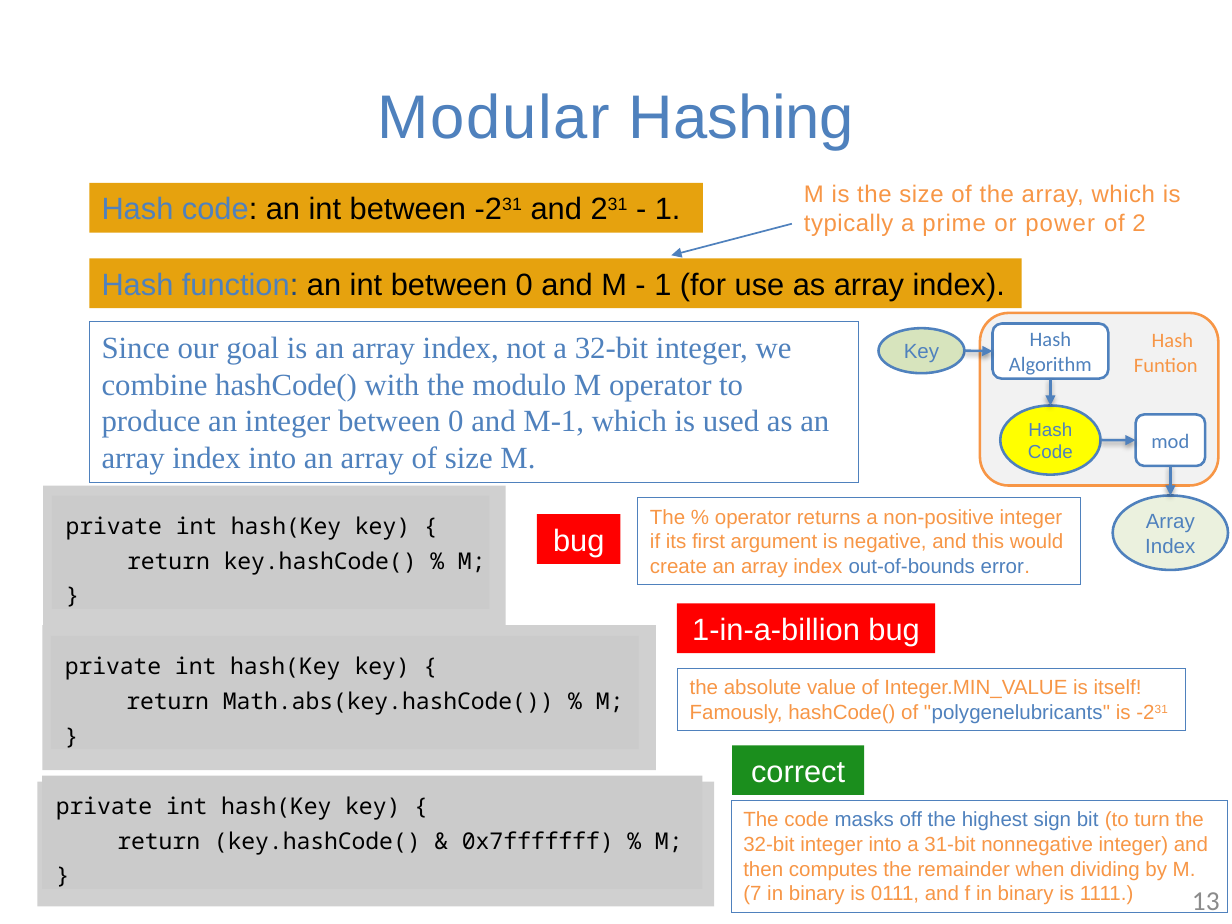
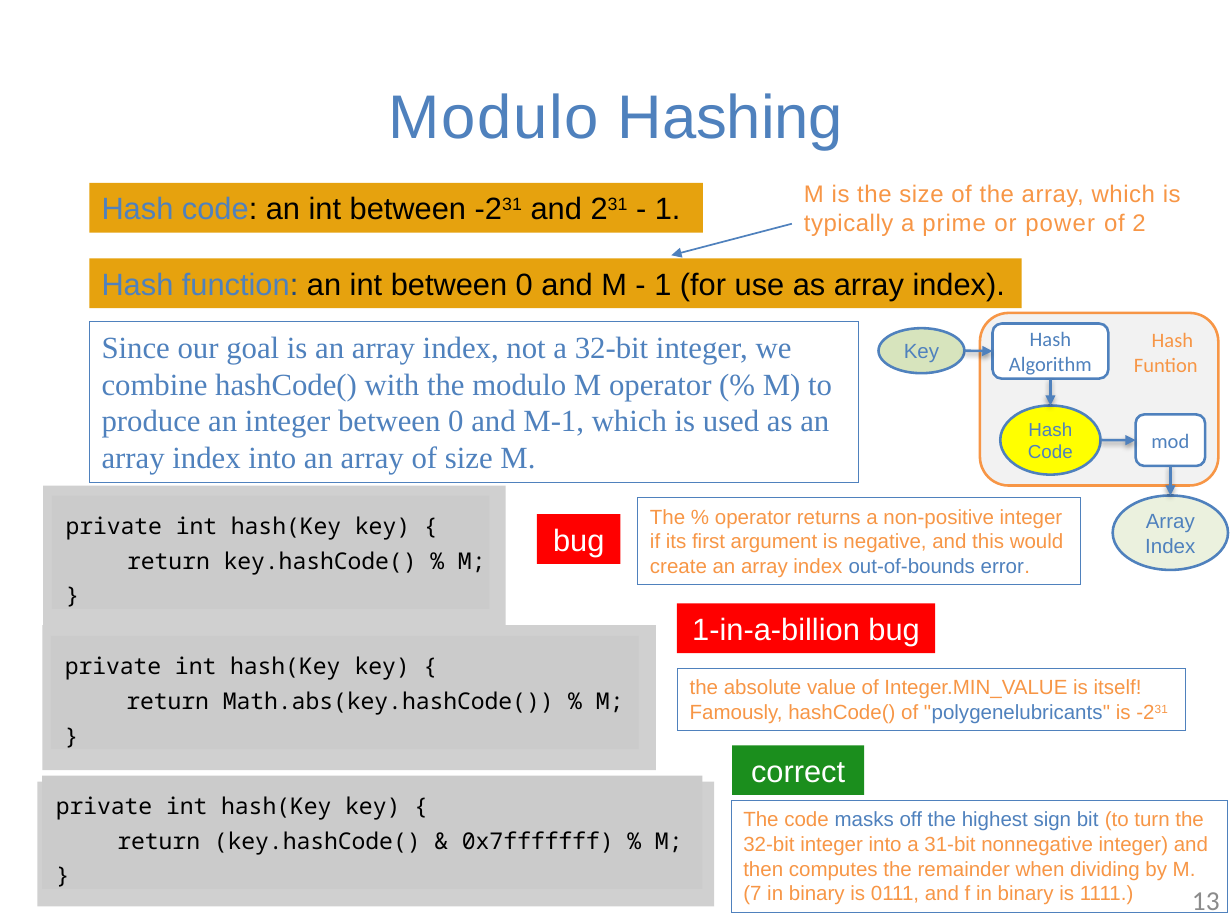
Before and after one commit to guhofstra/CSC111Fa25, a slide deck: slide 13 of PPTs/Lecture 7-hash table.pptx. Drawn at 1232x924 pixels with LibreOffice and Linux fonts; fonts in the diff are those of the drawing; grey boxes stand for pictures. Boxes give left, top, right and bottom in pixels: in the first picture for what was removed or moved away, otherwise in the second. Text is boxed around its words. In the diff, an @@ line names an element or a change of style, - is before the commit and + after.

```diff
--- a/PPTs/Lecture 7-hash table.pptx
+++ b/PPTs/Lecture 7-hash table.pptx
@@ title at <box>389,93,843,150</box>: text changed @@
-Modular Hashing
+Modulo Hashing
@@ text in rectangle at <box>102,336,832,474</box>: text changed @@
-Since our goal is an array index, not a 32-bit integer, we combine hashCode() with the modulo M operator to produce an integer between 0 and M-1, which is used as an array index into an array of size M.
+Since our goal is an array index, not a 32-bit integer, we combine hashCode() with the modulo M operator (% M) to produce an integer between 0 and M-1, which is used as an array index into an array of size M.
```
Also in this commit, not shown: 1 other slide changed, 1 other file.
